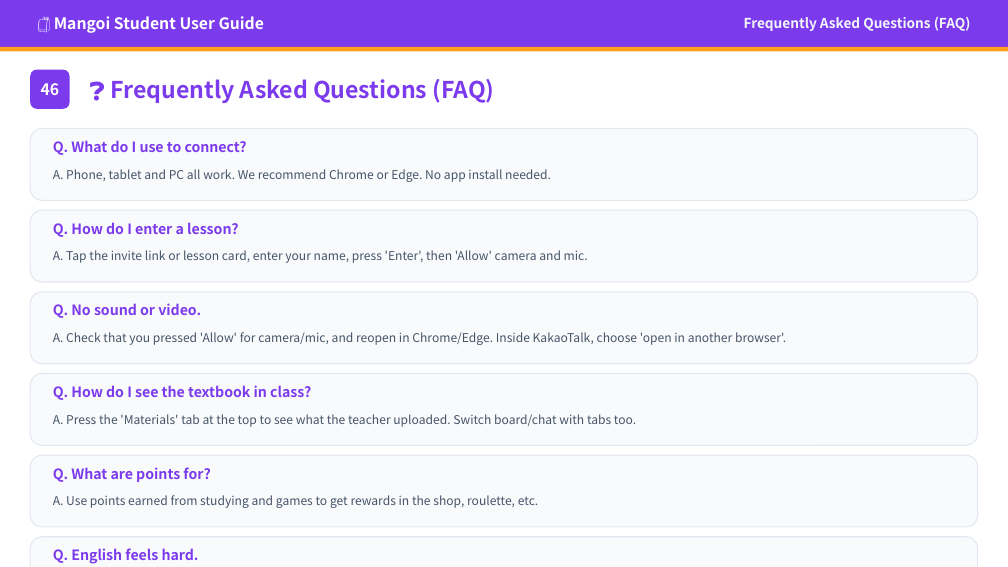
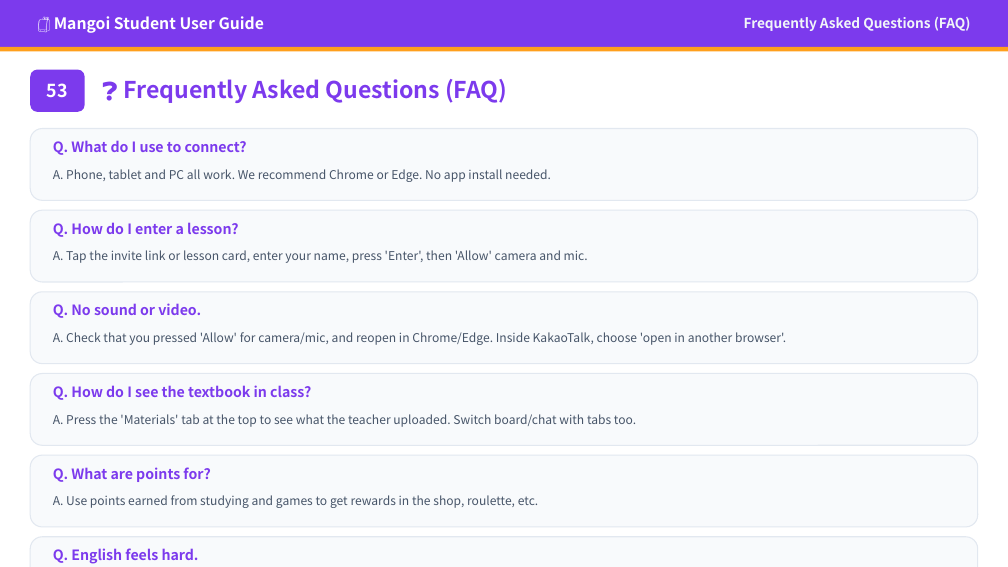
Before and after one commit to navy111p-sudo/mangoiweb, a slide deck: slide 57 of cloudflare-deploy/public/library/student/student-en.pptx (slide 49 before the commit). Drawn at 1008x567 pixels with LibreOffice and Linux fonts; fonts in the diff are those of the drawing. Boxes give left, top, right and bottom in pixels: in the first picture for what was removed or moved away, otherwise in the second. Text is boxed around its words. In the diff, an @@ line names an element or a change of style, - is before the commit and + after.

```diff
--- a/cloudflare-deploy/public/library/student/student-en.pptx
+++ b/cloudflare-deploy/public/library/student/student-en.pptx
@@ rounded rectangle: place and size @@
-rounded rectangle at [30,70,70,109]
+rounded rectangle at [30,70,85,112]
@@ text removed at [41,83,60,95] @@
-46
@@ text added at [47,83,68,98], 17 pt, text #FFFFFF, bold @@
+53
@@ text "❓ Frequently Asked Questions (FAQ)": place and size @@
-text "❓ Frequently Asked Questions (FAQ)" at [111,79,494,103]
+text "❓ Frequently Asked Questions (FAQ)" at [123,79,507,103]
```
Also in this commit, not shown: 5 other slides changed, 8 slides added, 33 other files.
